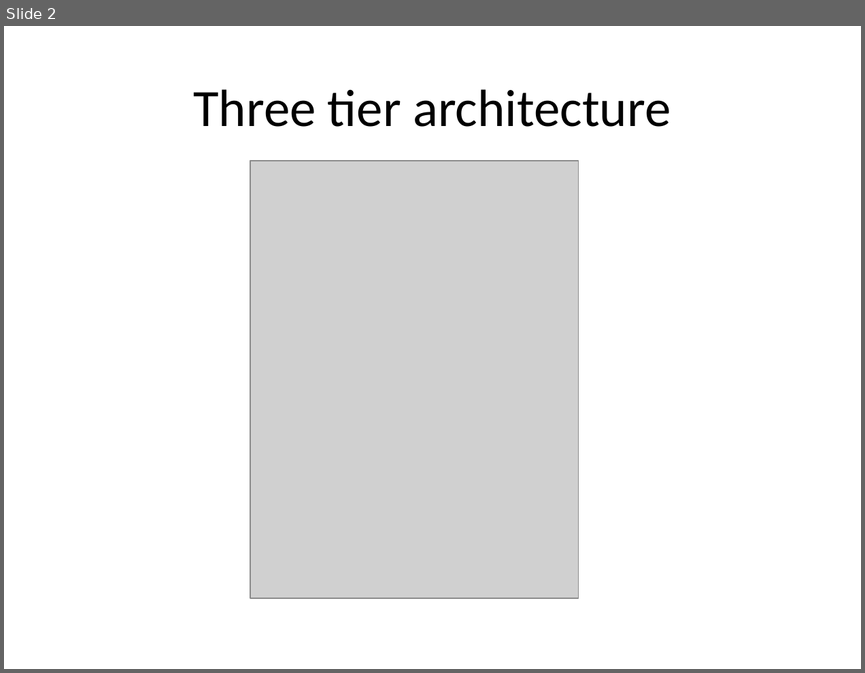
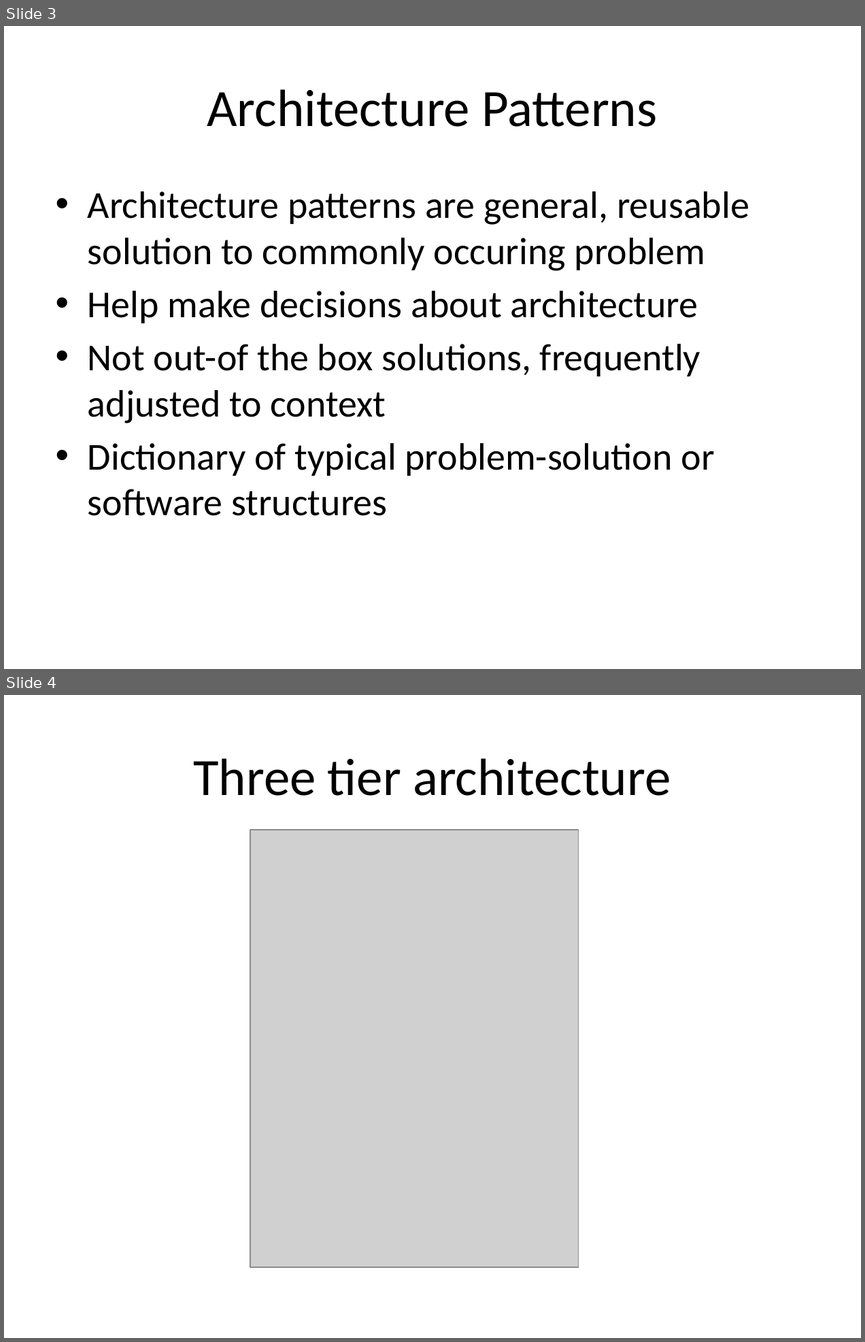
Before and after one commit to piotrcierpich/IntroToArchitecture, a slide deck: IntroToArchitecture.pptx. Shown one above the other, each under a label of ours: slide 2 before the commit, slides 3 and 4 after it. The pictures are 865x673 and 865x1342 pixels, drawn with LibreOffice and Linux fonts; fonts in the diff are those of the drawing; grey boxes stand for pictures. Boxes give left, top, right and bottom in pixels: in the first picture for what was removed or moved away, otherwise in the second. Text is boxed around its words. In the diff, an @@ line names an element or a change of style, - is before the commit and + after.

Commit message:
added layers and intro slides and text

```diff
--- a/IntroToArchitecture.pptx
+++ b/IntroToArchitecture.pptx
@@ slide 3 added at (x1=4, y1=26, x2=861, y2=669), background #FFFFFF @@
@@ title added at (x1=207, y1=89, x2=657, y2=127), 44 pt, text #000000 @@
+Architecture Patterns
@@ text added at (x1=88, y1=191, x2=749, y2=516), 32 pt, text #000000 @@
+• Architecture patterns are general, reusable solution to commonly occuring problem
+• Help make decisions about architecture
+• Not out-of the box solutions, frequently adjusted to context
+• Dictionary of typical problem-solution or software structures
@@ what was slide 2 is now slide 4 @@
```
Also in this commit, not shown: 1 slide changed, 8 other slides added, 1 slide removed, 1 other file.
